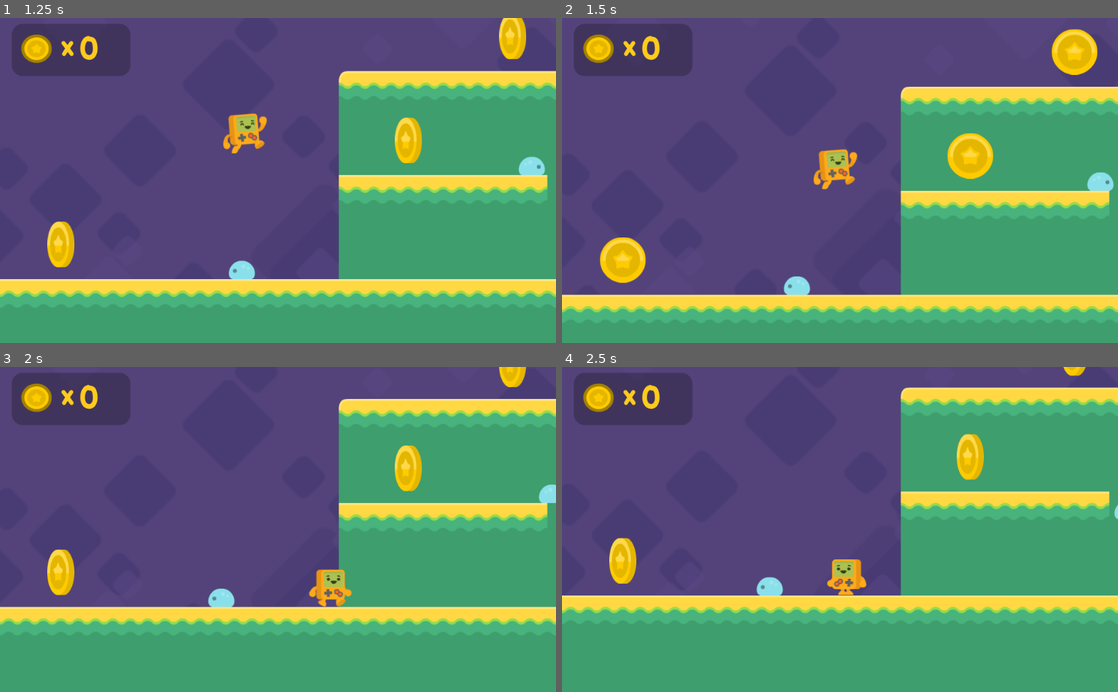
Above: before the commit, frames 1-4 (two rows, left to right).
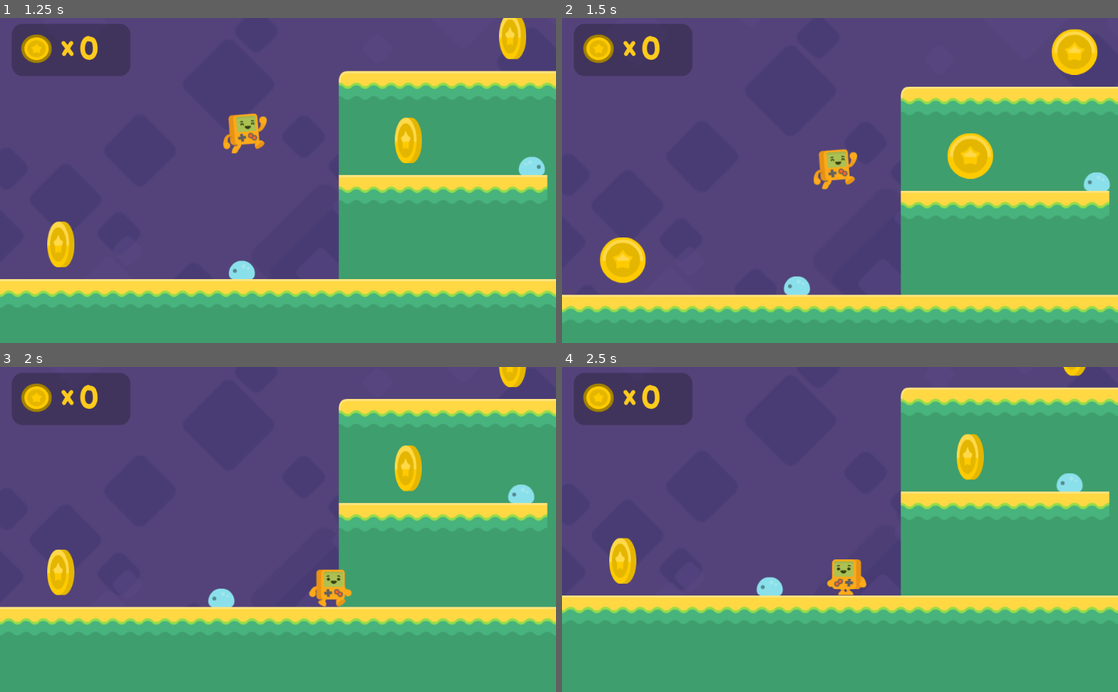
Above: after the commit, the same moments.

Repository: Manik5/2D-Platform
Game: Godot game, scene res://Level1.tscn
The game is run twice, just before and just after one commit, with the same random seed, the same clock (stepped at 60 frames per second) and the same inputs.
Inputs:
- Up to frame 1 (1.25 s): hold Right (right) from 0.53 s (still down); tap Space (jump) at 0.77 s
- Up to frame 2 (1.5 s): keep holding Right (right)
- Up to frame 3 (2 s): keep holding Right (right); tap Space (jump) at 1.52 s
- Up to frame 4 (2.5 s): release Right (right) at 2.03 s; hold Left (left) from 2.03 s (still down)

Frame 1 is identical in both runs. In frame 2, 0.1% of the frame differs, in the area x 93-100%, y 47-54%; in frame 3, 0.4%, in the area x 91-100%, y 36-42%; in frame 4, 0.3%.

Commit message:
adding enemies

Diff:
--- a/Level1.tscn
+++ b/Level1.tscn
@@ -205,6 +205,7 @@
 
 [node name="enemy1" parent="enemies" instance=ExtResource( 10 )]
 position = Vector2( 587.654, 138.595 )
+detects_cliffs = false
 
 [node name="enemy2" parent="enemies" instance=ExtResource( 10 )]
 position = Vector2( 996.607, 82.4431 )
--- a/enemy.gd
+++ b/enemy.gd
@@ -2,15 +2,17 @@
 
 var velocity = Vector2()
 export var direction = -1
+export var detects_cliffs = true
 
 func _ready():
 	if direction == 1:
 		$AnimatedSprite.flip_h = true
 	$floor_checker.position.x = $CollisionShape2D.shape.get_extents().x * direction
+	$floor_checker.enabled = detects_cliffs
 
 func _physics_process(delta):
 
-	if is_on_wall():
+	if is_on_wall() or not $floor_checker.is_colliding() and detects_cliffs and is_on_floor():
 		direction = direction * -1
 		$AnimatedSprite.flip_h = not $AnimatedSprite.flip_h
 		$floor_checker.position.x = $CollisionShape2D.shape.get_extents().x * direction
--- a/enemy.tscn
+++ b/enemy.tscn
@@ -39,3 +39,4 @@
 position = Vector2( 0, -0.14 )
 enabled = true
 cast_to = Vector2( 0, 20 )
+collision_mask = 2
